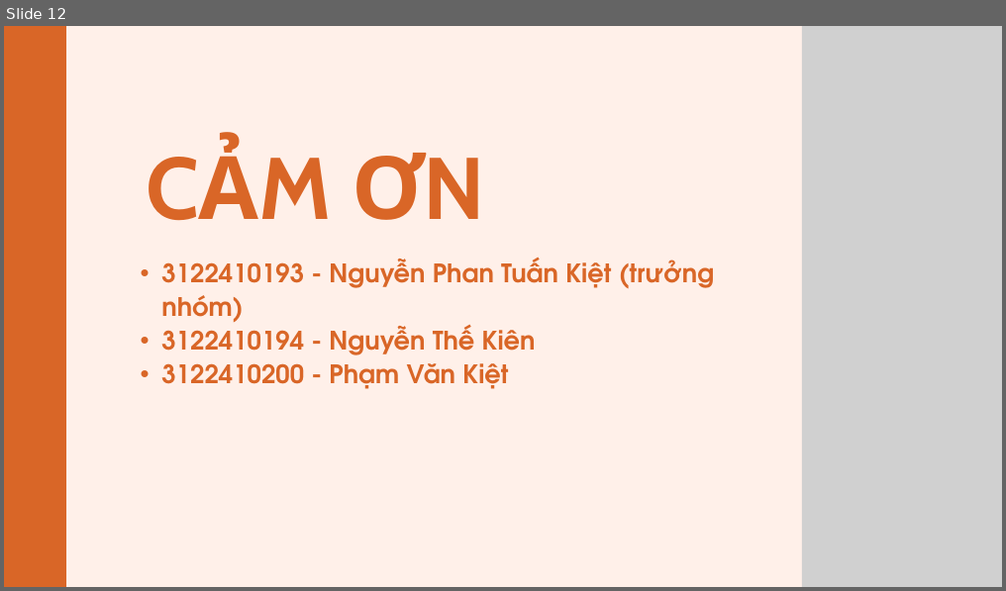
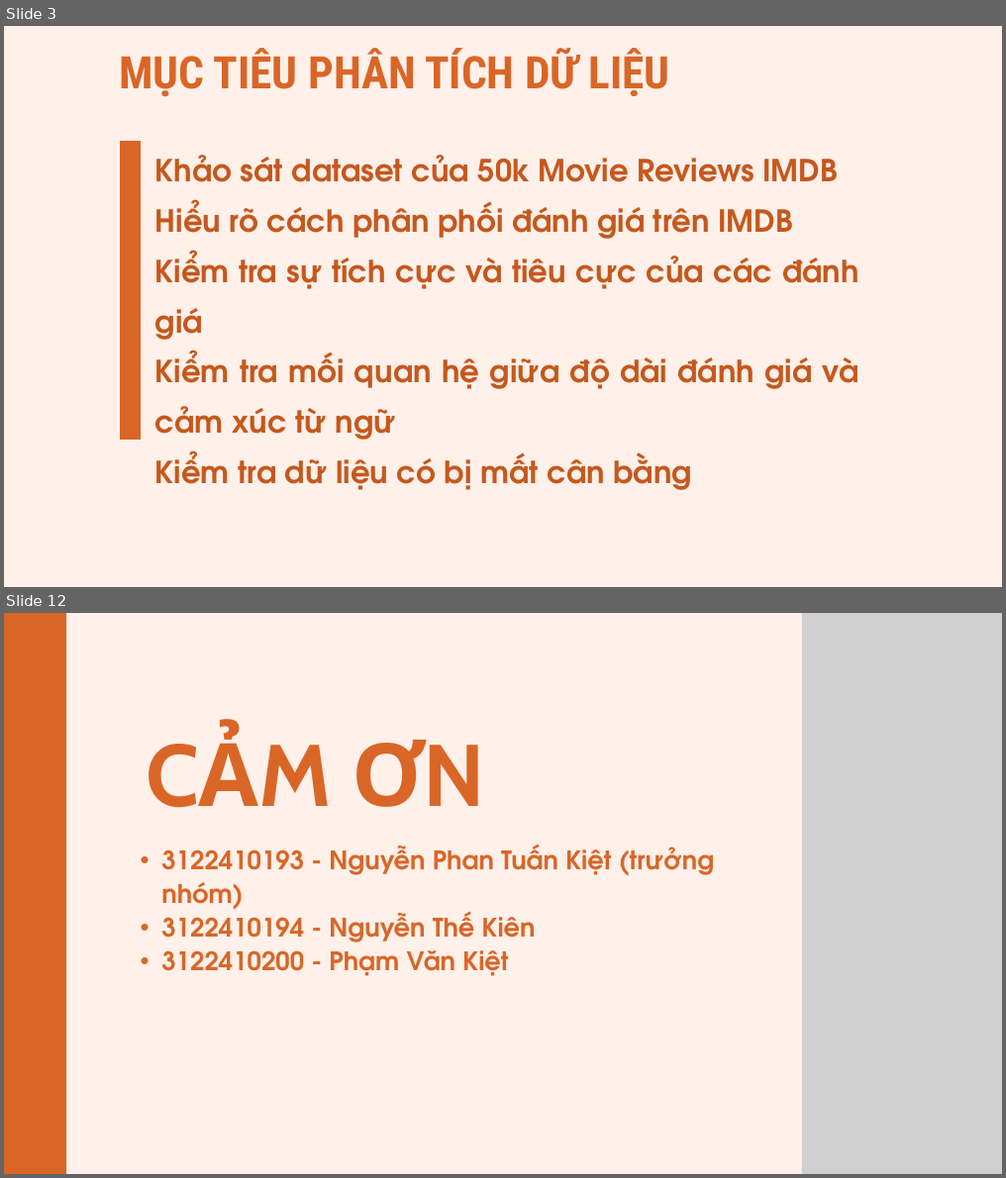
Before and after one commit to kietng04/NCKH, a slide deck: Bài 4 - Khảo sát đề tài/EDA Analyst.pptx. Shown one above the other, each under a label of ours: slide 12 before the commit, slides 3 and 12 after it; the slides between them are not shown. The pictures are 1006x591 and 1006x1178 pixels, drawn with LibreOffice and Linux fonts; fonts in the diff are those of the drawing; grey boxes stand for pictures. Boxes give left, top, right and bottom in pixels: in the first picture for what was removed or moved away, otherwise in the second. Text is boxed around its words. In the diff, an @@ line names an element or a change of style, - is before the commit and + after.

```diff
--- a/Bài 4 - Khảo sát đề tài/EDA Analyst.pptx
+++ b/Bài 4 - Khảo sát đề tài/EDA Analyst.pptx
@@ slide 3 added at <box>4,26,1002,587</box>, background #FFF0E9 @@
@@ text added at <box>120,48,669,97</box>, 64.8 pt, text #D96627, bold @@
+MỤC TIÊU PHÂN TÍCH DỮ LIỆU
@@ freeform shape added at <box>120,141,141,440</box>, fill #D96627 @@
@@ text added at <box>155,155,859,490</box>, 44 pt, text #C5581D, bold @@
+Khảo sát dataset của 50k Movie Reviews IMDB
+Hiểu rõ cách phân phối đánh giá trên IMDB
+Kiểm tra sự tích cực và tiêu cực của các đánh giá
+Kiểm tra mối quan hệ giữa độ dài đánh giá và cảm xúc từ ngữ
+Kiểm tra dữ liệu có bị mất cân bằng
```
Also in this commit, not shown: 4 slides changed, 6 other slides added, 7 slides removed.
